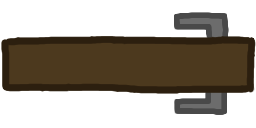
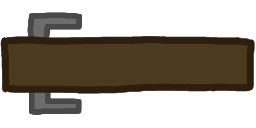
Before/after of a w=256, h=128 layered artwork. What changed in the layer stack:
painted on "cm color" over [0, 36, 256, 94]
painted on "cm color #1" over [27, 12, 229, 115]
painted on "Background" over [5, 15, 251, 112]
